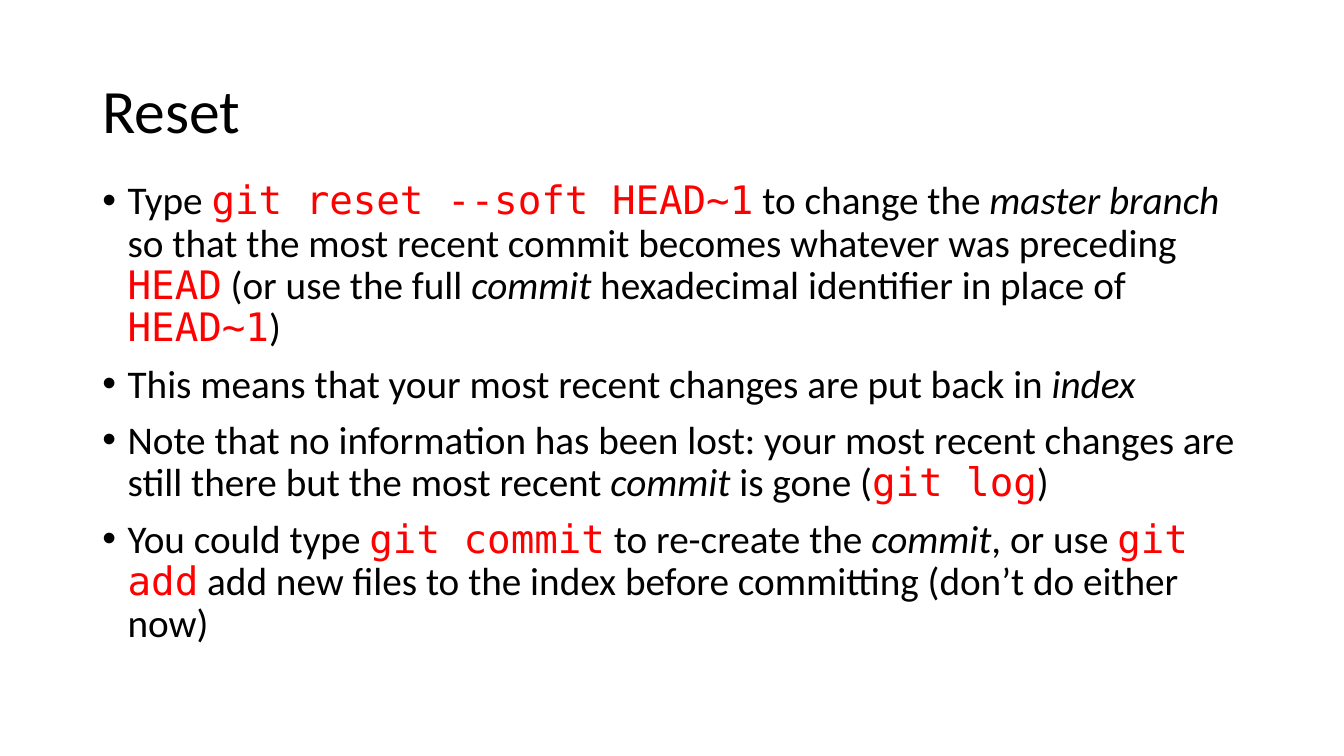
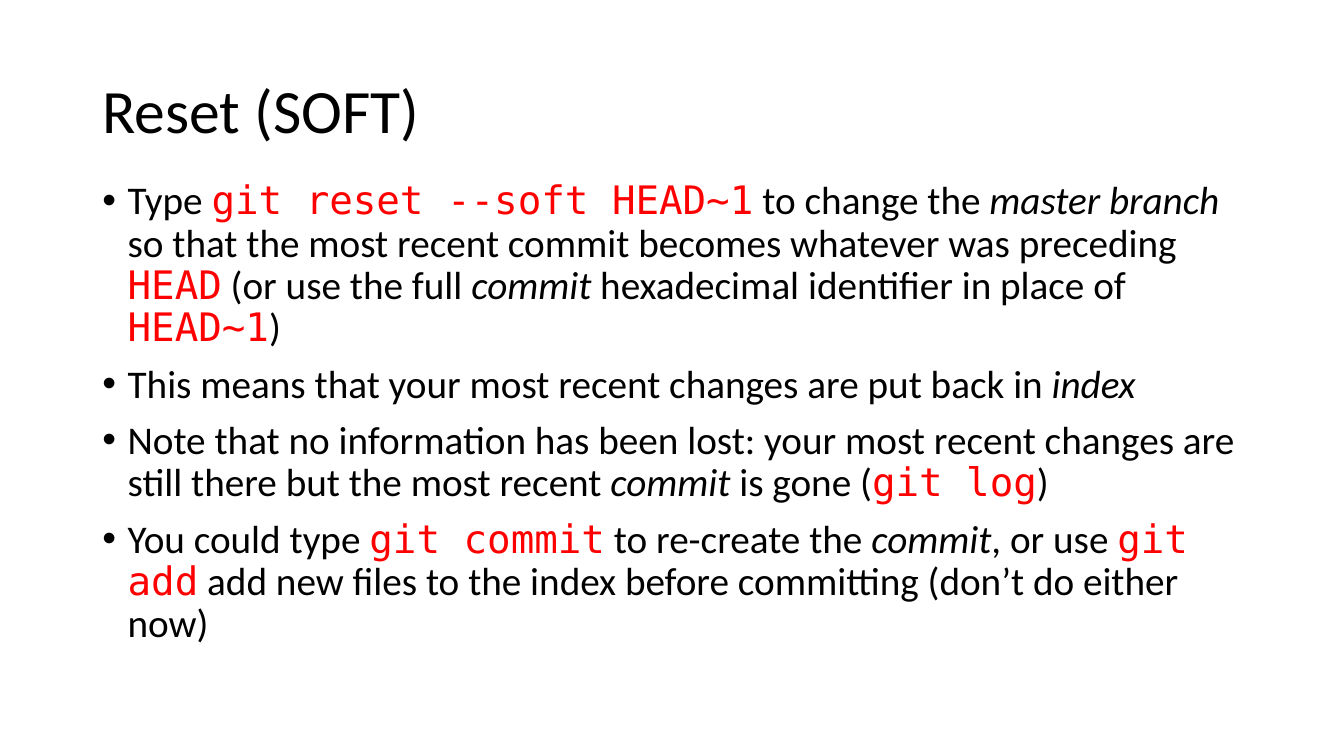
Before and after one commit to kimlaine/GreatAtGit, a slide deck: slide 30 of GitForHumans.pptx. Drawn at 1344x756 pixels with LibreOffice and Linux fonts; fonts in the diff are those of the drawing. Boxes give left, top, right and bottom in pixels: in the first picture for what was removed or moved away, otherwise in the second. Text is boxed around its words. In the diff, an @@ line names an element or a change of style, - is before the commit and + after.

```diff
--- a/GitForHumans.pptx
+++ b/GitForHumans.pptx
@@ title at box(102, 88, 419, 142): text changed @@
-Reset
+Reset (SOFT)
```
Also in this commit, not shown: 2 other slides changed.
